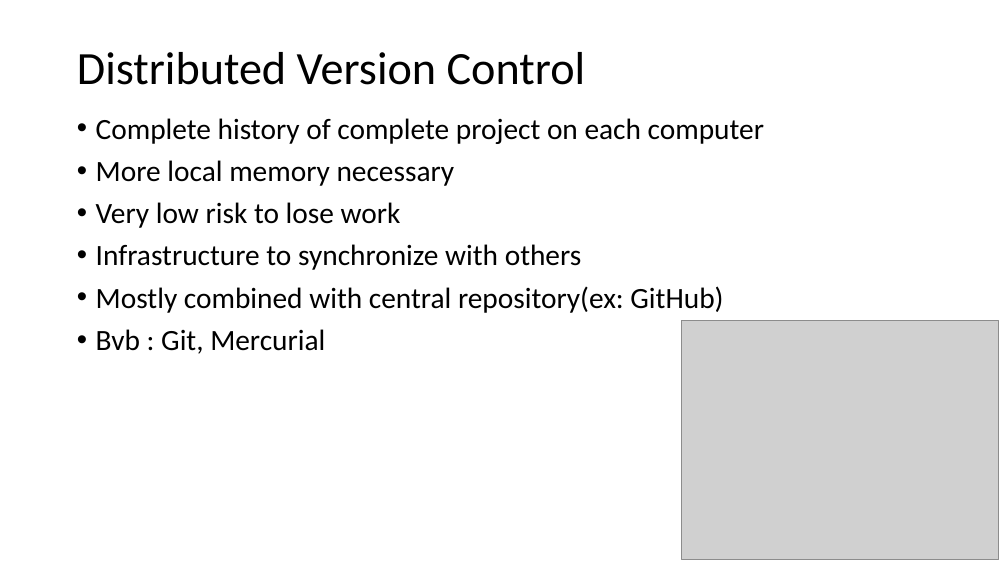
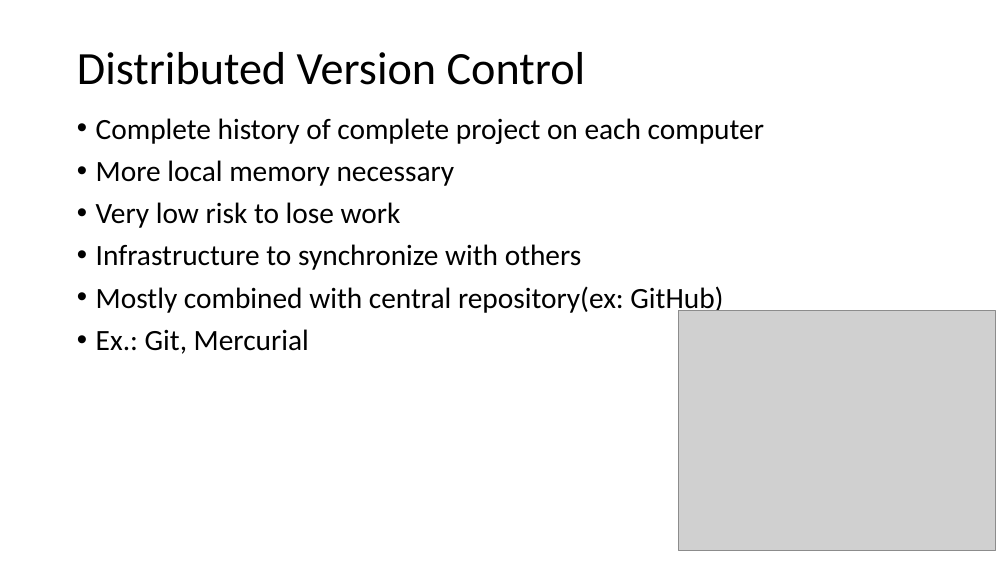
Before and after one commit to tomovermeers/MyFirstGitProject, a slide deck: slide 6 of GIT.pptx. Drawn at 1008x567 pixels with LibreOffice and Linux fonts; fonts in the diff are those of the drawing; grey boxes stand for pictures. Boxes give left, top, right and bottom in pixels: in the first picture for what was removed or moved away, otherwise in the second. Text is boxed around its words. In the diff, an @@ line names an element or a change of style, - is before the commit and + after.

```diff
--- a/GIT.pptx
+++ b/GIT.pptx
@@ text at (x1=96, y1=329, x2=309, y2=354): text changed @@
-• Bvb : Git, Mercurial
+• Ex.: Git, Mercurial
@@ picture moved from (x1=682, y1=320, x2=1000, y2=560) to (x1=678, y1=310, x2=996, y2=550) @@
```
Also in this commit, not shown: 1 other slide changed.
